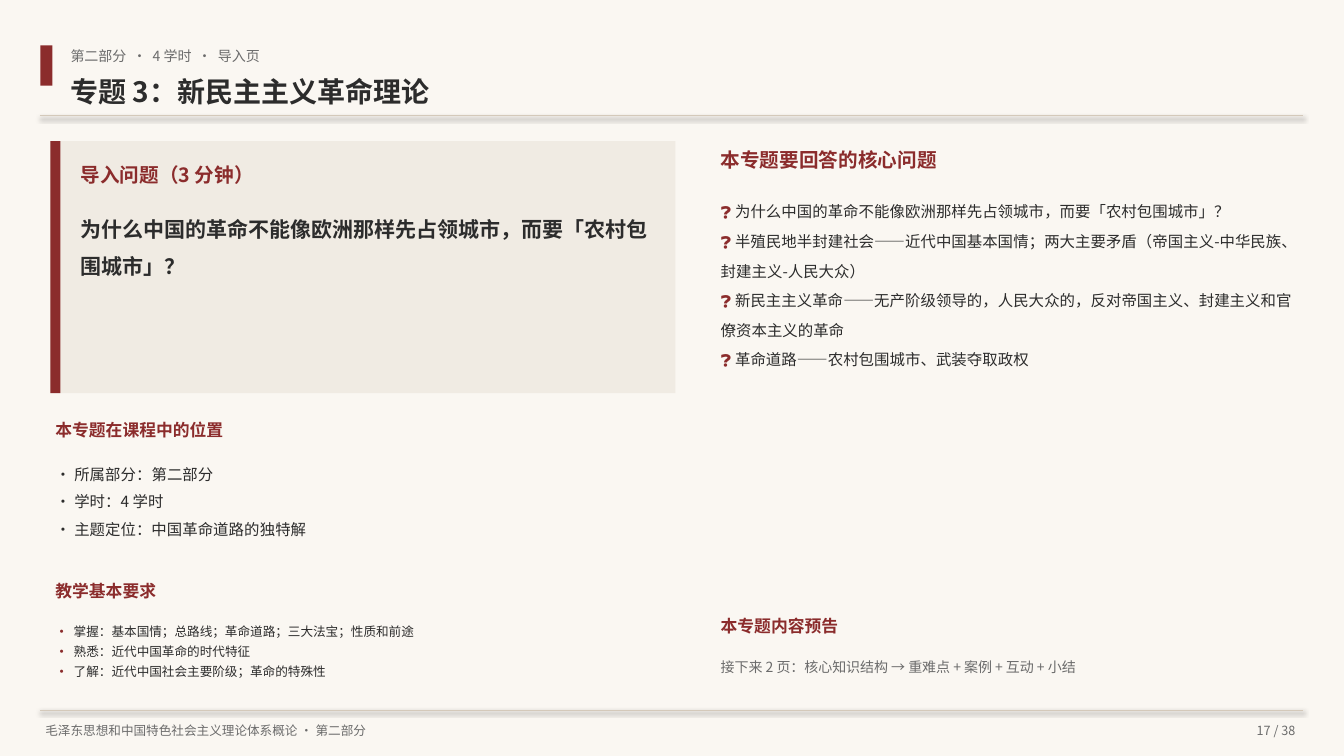
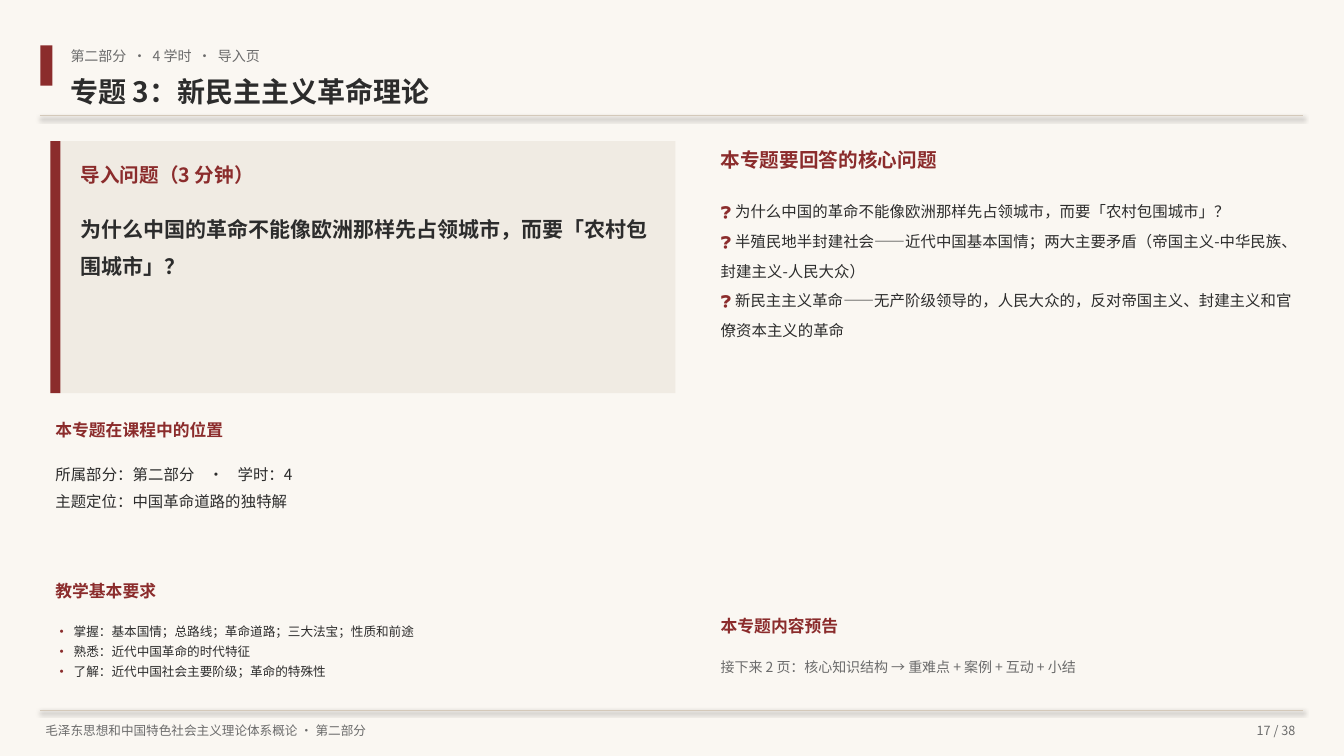
Before and after one commit to hsy358/obsidian-vault, a slide deck: slide 14 of 03-资源/PPT/毛泽东思想和中国特色社会主义理论体系概论 教学大纲概览.pptx. Drawn at 1344x756 pixels with LibreOffice and Linux fonts; fonts in the diff are those of the drawing. Boxes give left, top, right and bottom in pixels: in the first picture for what was removed or moved away, otherwise in the second. Text is boxed around its words. In the diff, an @@ line names an element or a change of style, - is before the commit and + after.

```diff
--- a/03-资源/PPT/毛泽东思想和中国特色社会主义理论体系概论 教学大纲概览.pptx
+++ b/03-资源/PPT/毛泽东思想和中国特色社会主义理论体系概论 教学大纲概览.pptx
@@ text at bbox=[735, 352, 1029, 367]: paragraph removed @@
-❓ 革命道路——农村包围城市、武装夺取政权
@@ text at bbox=[55, 467, 293, 509]: text changed @@
-· 所属部分：第二部分
-· 学时：4 学时
-· 主题定位：中国革命道路的独特解
+所属部分：第二部分 · 学时：4
+主题定位：中国革命道路的独特解
```
Also in this commit, not shown: 12 other slides changed, 2 other files.
